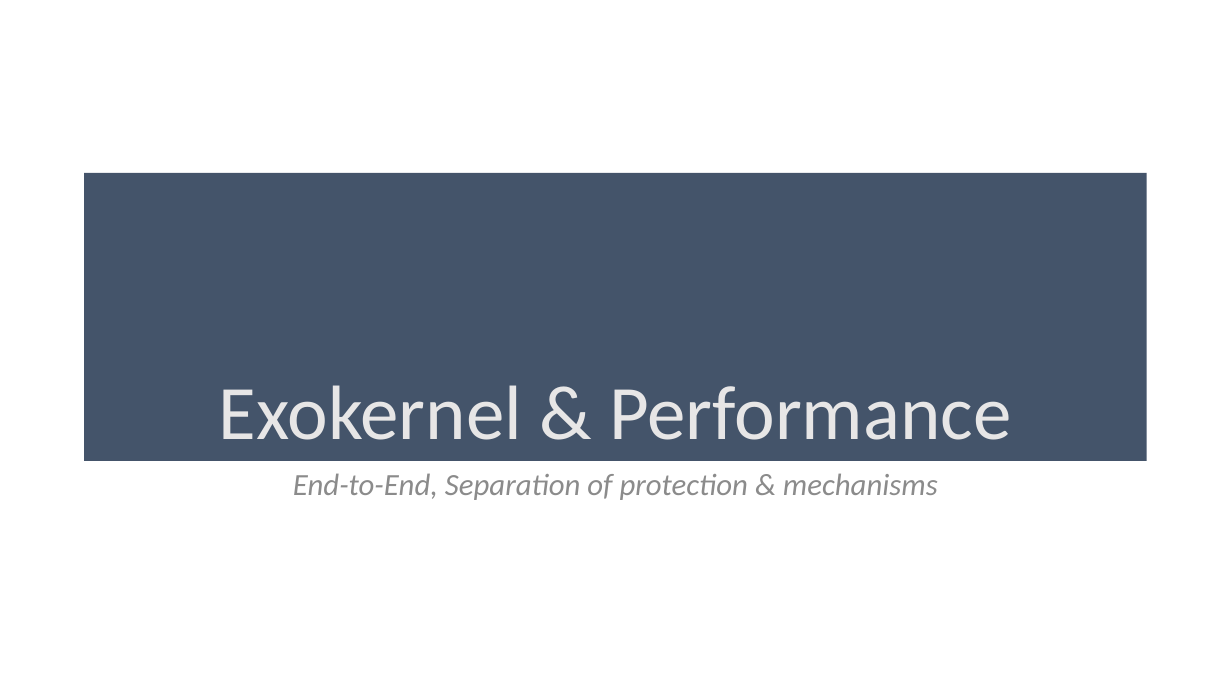
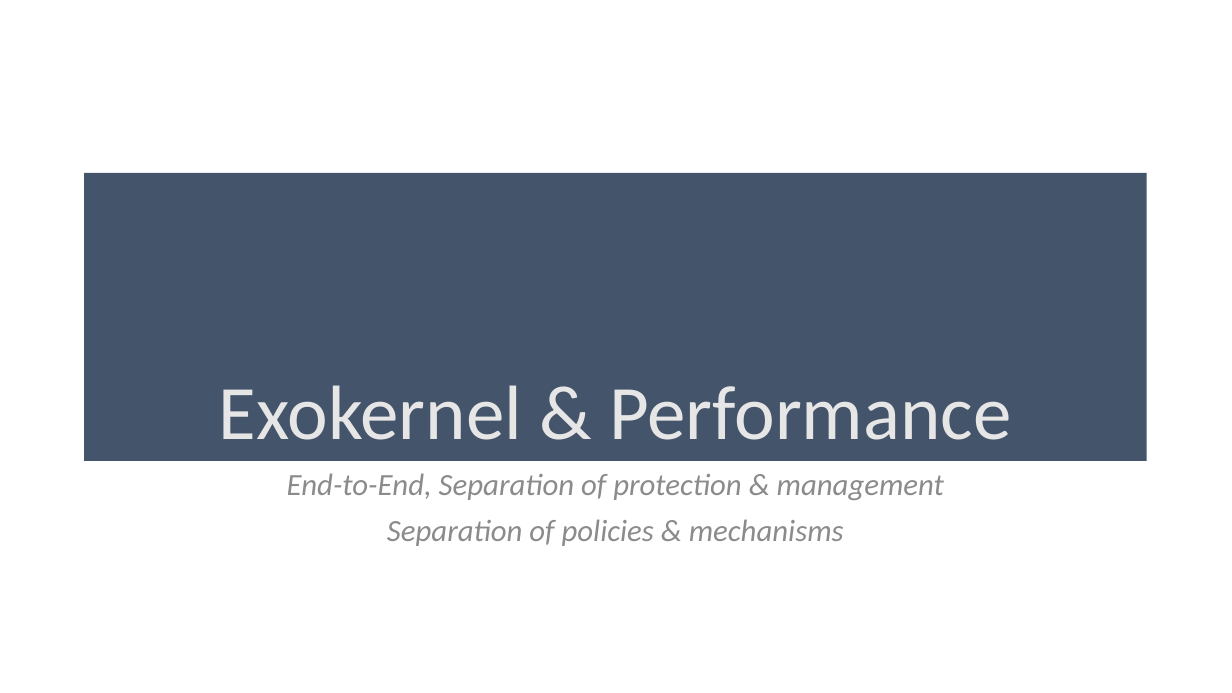
Before and after one commit to aghosn/CandidacyPresentation, a slide deck: slide 7 of CE_presentation.pptx. Drawn at 1232x693 pixels with LibreOffice and Linux fonts; fonts in the diff are those of the drawing. Boxes give left, top, right and bottom in pixels: in the first picture for what was removed or moved away, otherwise in the second. Text is boxed around its words. In the diff, an @@ line names an element or a change of style, - is before the commit and + after.

Commit message:
Finishing Exokernel

```diff
--- a/CE_presentation.pptx
+++ b/CE_presentation.pptx
@@ text at box(287, 473, 944, 546): text changed @@
-End-to-End, Separation of protection & mechanisms
+End-to-End, Separation of protection & management
+Separation of policies & mechanisms
```
Also in this commit, not shown: 2 other slides changed, 1 slide added, 1 slide removed, 2 other files.
